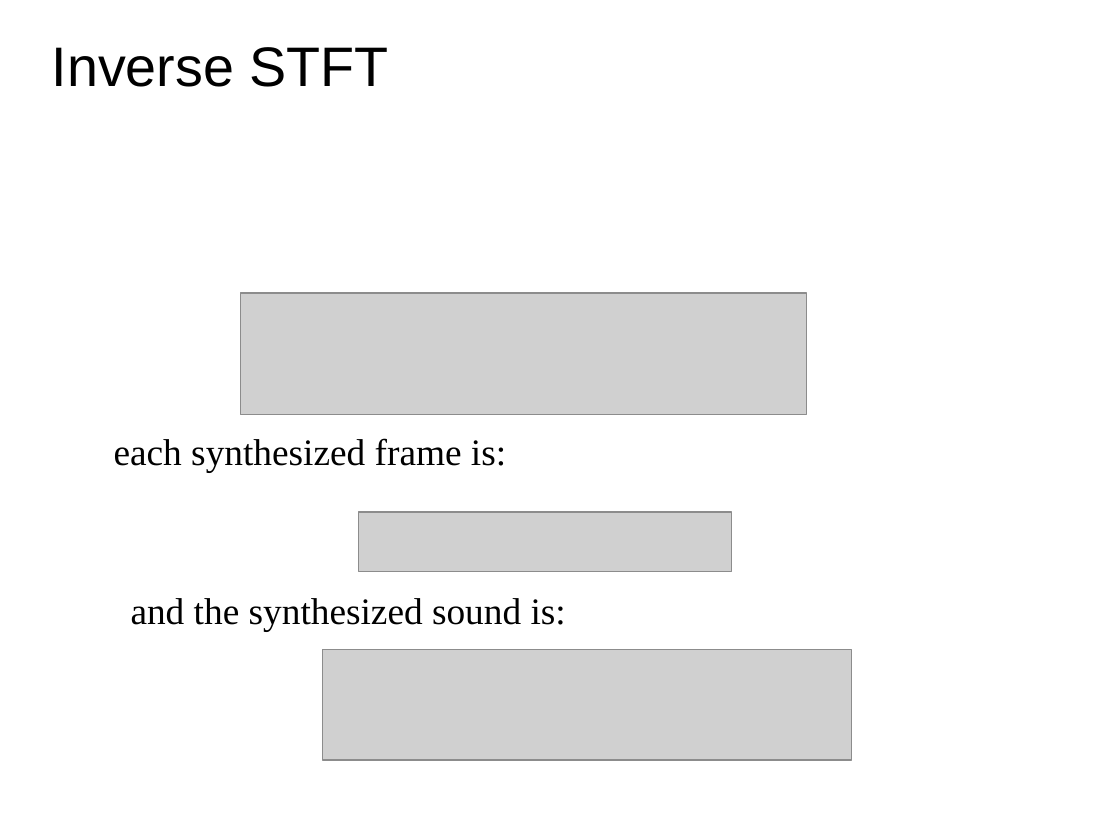
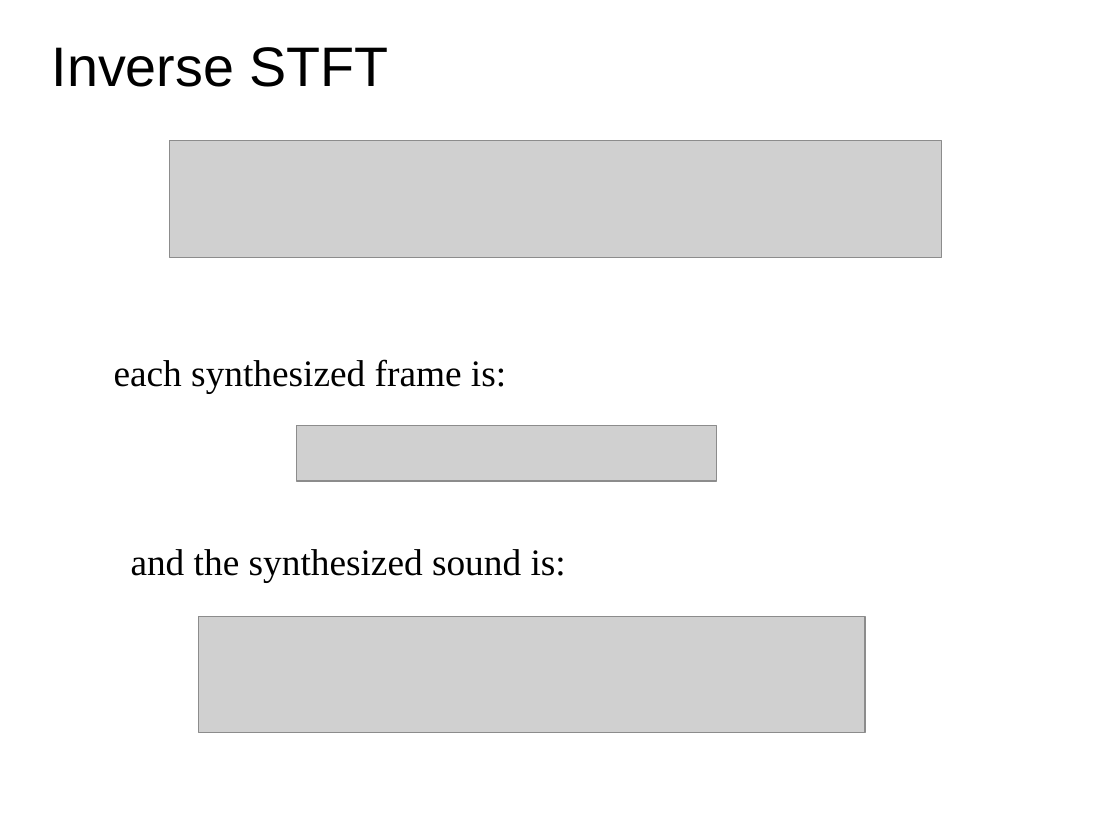
Before and after one commit to MTG/sms-tools, a slide deck: slide 24 of teaching-material/lectures/lect4-STFT/4-STFT.odp (slide 23 before the commit). Drawn at 1120x840 pixels with LibreOffice and Linux fonts; fonts in the diff are those of the drawing; grey boxes stand for pictures. Boxes give left, top, right and bottom in pixels: in the first picture for what was removed or moved away, otherwise in the second. Text is boxed around its words. In the diff, an @@ line names an element or a change of style, - is before the commit and + after.

```diff
--- a/teaching-material/lectures/lect4-STFT/4-STFT.odp
+++ b/teaching-material/lectures/lect4-STFT/4-STFT.odp
@@ picture resized from (x1=358, y1=512, x2=731, y2=571) to (x1=169, y1=141, x2=941, y2=258) @@
@@ text "each synthesized frame is:" moved from (x1=114, y1=438, x2=506, y2=472) to (x1=114, y1=359, x2=506, y2=393) @@
@@ picture resized from (x1=240, y1=293, x2=806, y2=414) to (x1=297, y1=426, x2=717, y2=482) @@
@@ text "and the synthesized sound is:" moved from (x1=131, y1=598, x2=566, y2=631) to (x1=131, y1=549, x2=566, y2=583) @@
@@ picture resized from (x1=323, y1=650, x2=851, y2=760) to (x1=199, y1=616, x2=866, y2=732) @@
```
Also in this commit, not shown: 12 other slides changed, 1 slide added, 15 other files.
